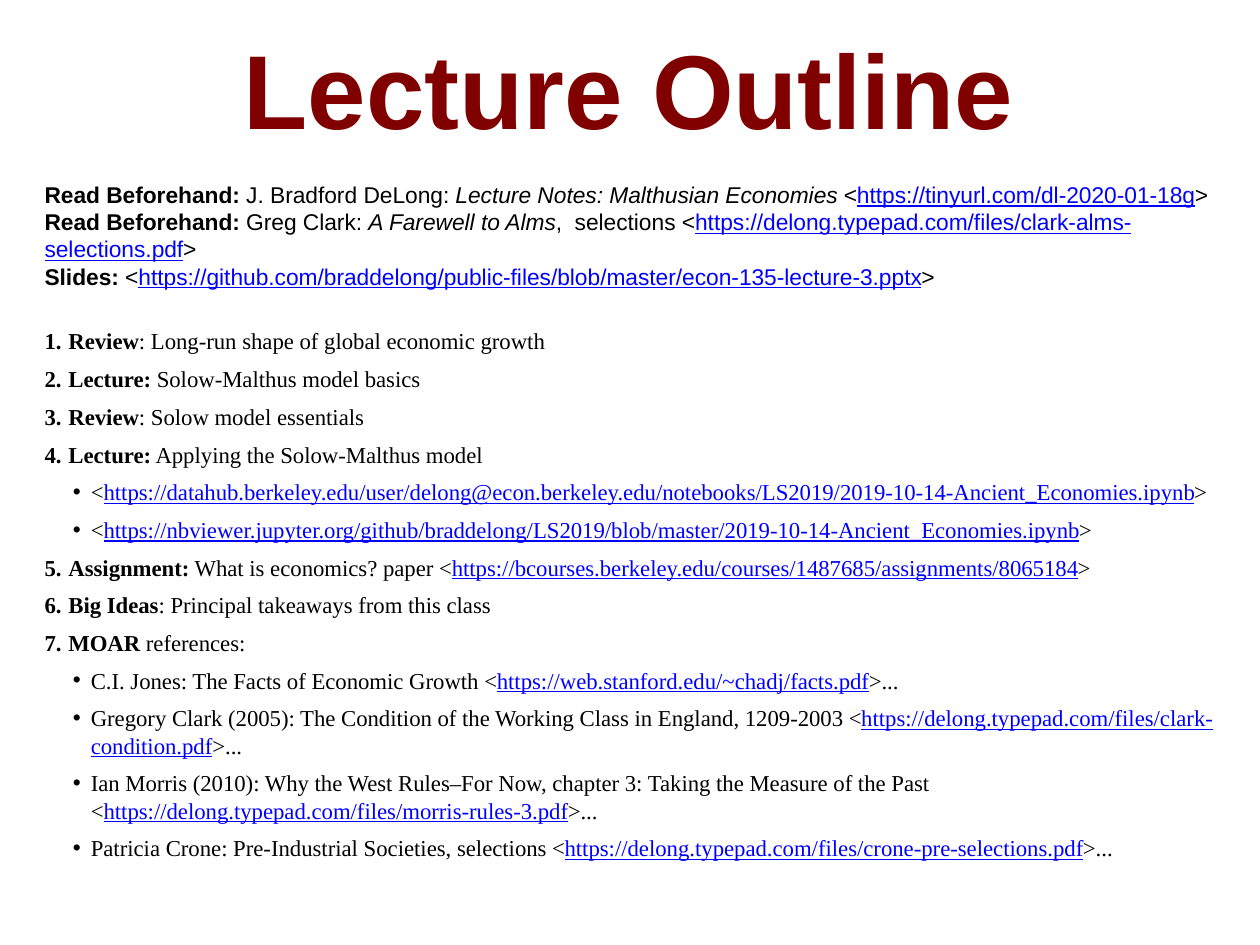
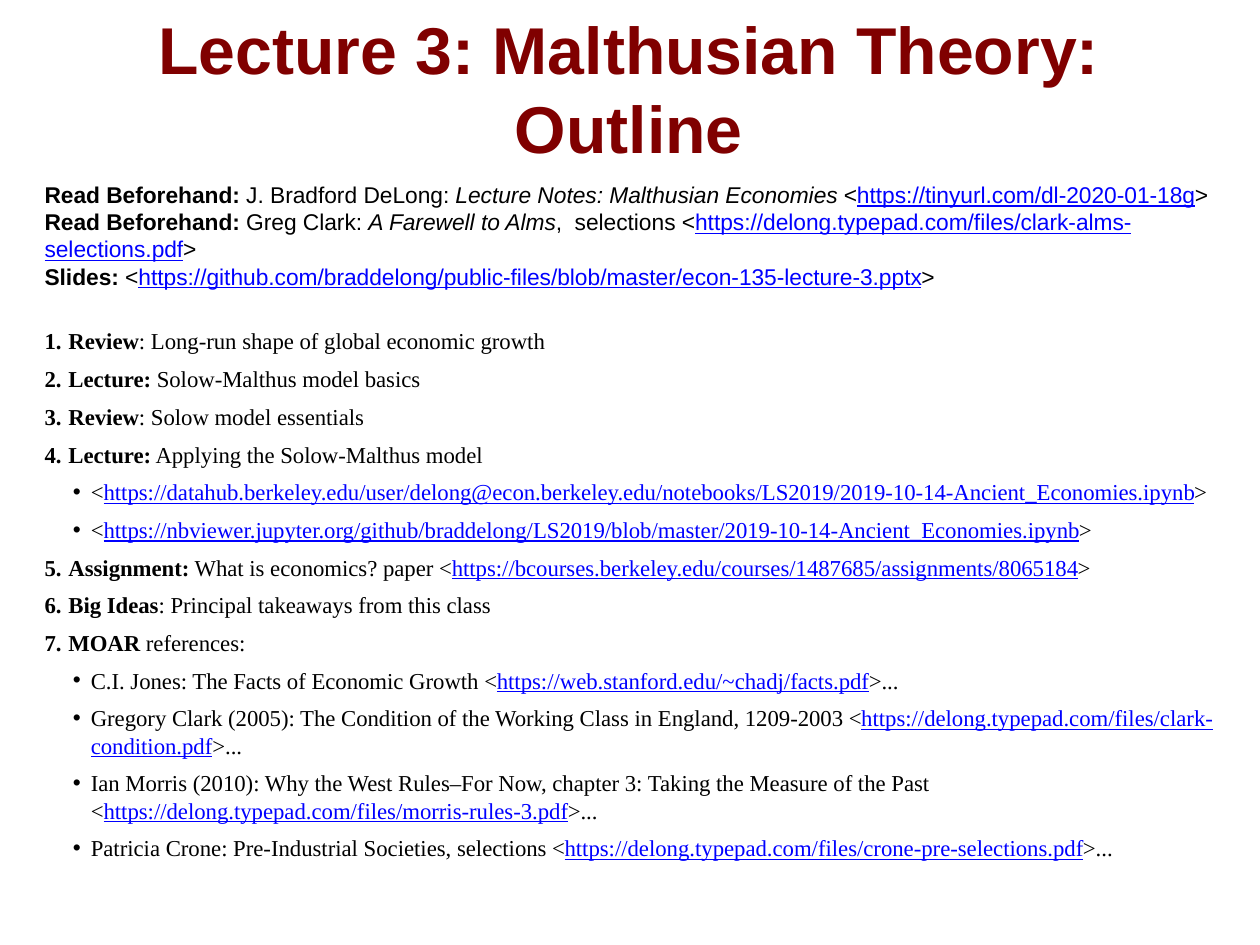
Before and after one commit to DavidLJ/public-files, a slide deck: slide 1 of econ-135-lecture-3-outline-malthusian-theory.pptx. Drawn at 1260x945 pixels with LibreOffice and Linux fonts; fonts in the diff are those of the drawing. Boxes give left, top, right and bottom in pixels: in the first picture for what was removed or moved away, otherwise in the second. Text is boxed around its words. In the diff, an @@ line names an element or a change of style, - is before the commit and + after.

```diff
--- a/econ-135-lecture-3-outline-malthusian-theory.pptx
+++ b/econ-135-lecture-3-outline-malthusian-theory.pptx
@@ title at (158,26,1098,154): text changed; size 60 to 37.8 pt @@
-Lecture Outline
+Lecture 3: Malthusian Theory: Outline
```
Also in this commit, not shown: 1 slide added.
